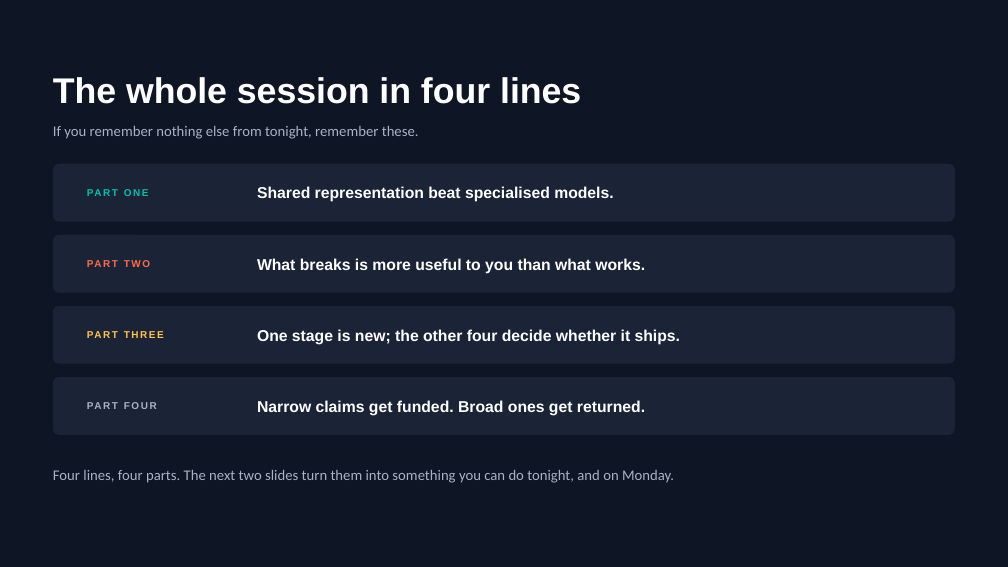
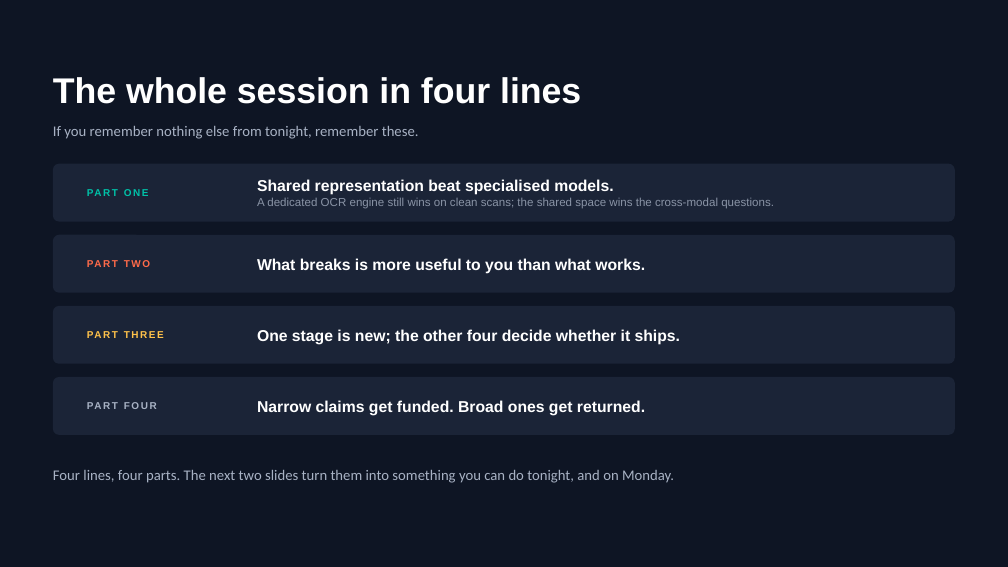
Before and after one commit to lksmangai/DeepLearning, a slide deck: slide 32 of Multimodal-AI-ATAL-FDP-Deck.pptx. Drawn at 1008x567 pixels with LibreOffice and Linux fonts; fonts in the diff are those of the drawing. Boxes give left, top, right and bottom in pixels: in the first picture for what was removed or moved away, otherwise in the second. Text is boxed around its words. In the diff, an @@ line names an element or a change of style, - is before the commit and + after.

```diff
--- a/Multimodal-AI-ATAL-FDP-Deck.pptx
+++ b/Multimodal-AI-ATAL-FDP-Deck.pptx
@@ text at [257, 198, 774, 208]: paragraph added @@
+A dedicated OCR engine still wins on clean scans; the shared space wins the cross-modal questions.
```
Also in this commit, not shown: 7 other slides changed, 1 slide added, 1 other file.
